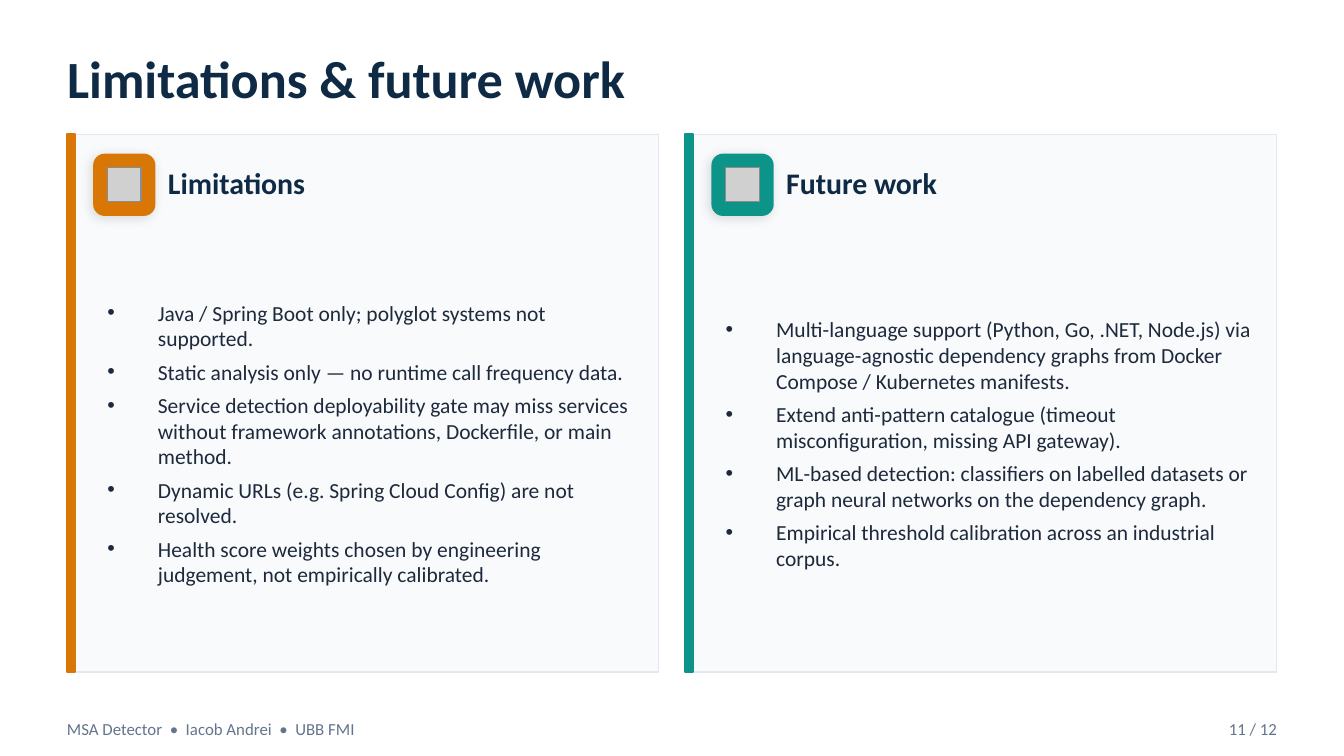
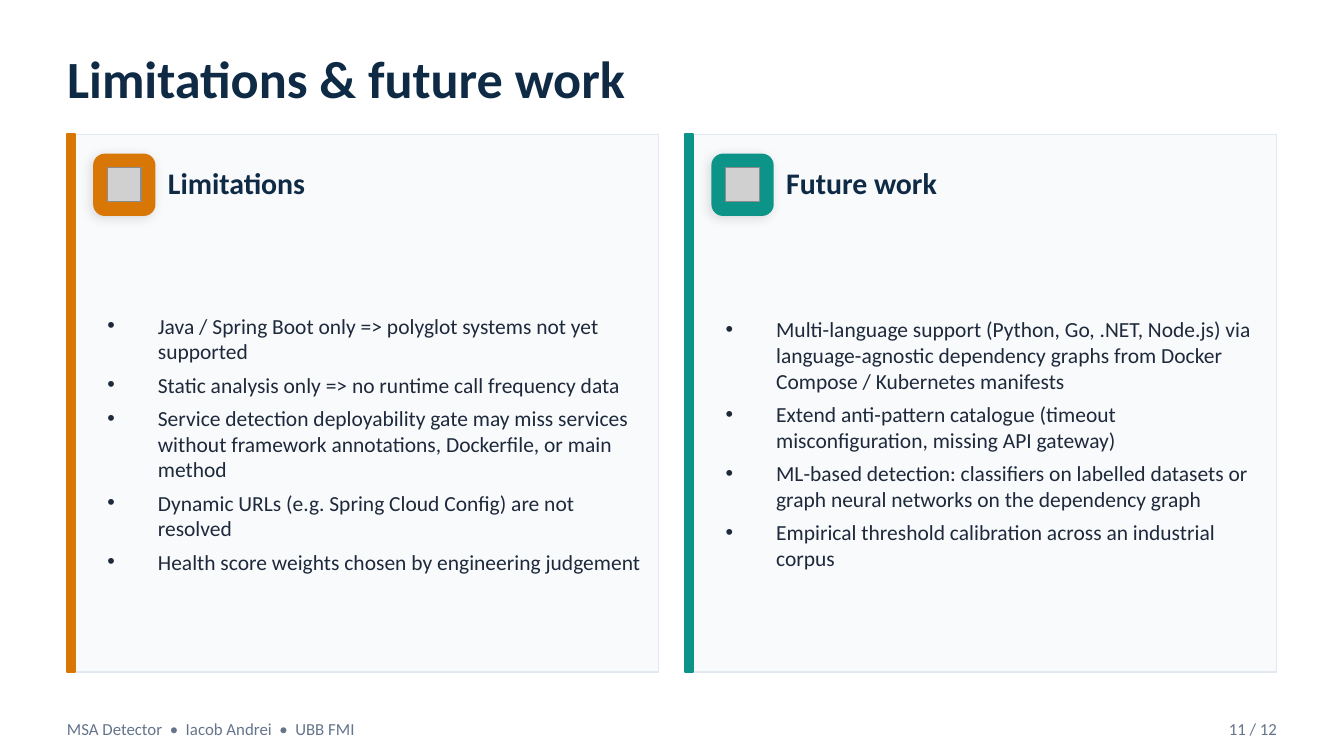
Before and after one commit to andrei45635/dissertation_backend, a slide deck: slide 11 of thesis/presentation/MSA_Detector_Defense.pptx. Drawn at 1344x756 pixels with LibreOffice and Linux fonts; fonts in the diff are those of the drawing; grey boxes stand for pictures. Boxes give left, top, right and bottom in pixels: in the first picture for what was removed or moved away, otherwise in the second. Text is boxed around its words. In the diff, an @@ line names an element or a change of style, - is before the commit and + after.

```diff
--- a/thesis/presentation/MSA_Detector_Defense.pptx
+++ b/thesis/presentation/MSA_Detector_Defense.pptx
@@ text at [158, 319, 640, 574]: text changed @@
-• Java / Spring Boot only; polyglot systems not supported.
-• Static analysis only — no runtime call frequency data.
-• Service detection deployability gate may miss services without framework annotations, Dockerfile, or main method.
-• Dynamic URLs (e.g. Spring Cloud Config) are not resolved.
-• Health score weights chosen by engineering judgement, not empirically calibrated.
+• Java / Spring Boot only => polyglot systems not yet supported
+• Static analysis only => no runtime call frequency data
+• Service detection deployability gate may miss services without framework annotations, Dockerfile, or main method
+• Dynamic URLs (e.g. Spring Cloud Config) are not resolved
+• Health score weights chosen by engineering judgement
@@ text at [776, 321, 1250, 570]: text changed @@
-• Multi-language support (Python, Go, .NET, Node.js) via language-agnostic dependency graphs from Docker Compose / Kubernetes manifests.
-• Extend anti-pattern catalogue (timeout misconfiguration, missing API gateway).
-• ML-based detection: classifiers on labelled datasets or graph neural networks on the dependency graph.
-• Empirical threshold calibration across an industrial corpus.
+• Multi-language support (Python, Go, .NET, Node.js) via language-agnostic dependency graphs from Docker Compose / Kubernetes manifests
+• Extend anti-pattern catalogue (timeout misconfiguration, missing API gateway)
+• ML-based detection: classifiers on labelled datasets or graph neural networks on the dependency graph
+• Empirical threshold calibration across an industrial corpus
```
Also in this commit, not shown: 9 other slides changed, 7 other files.
